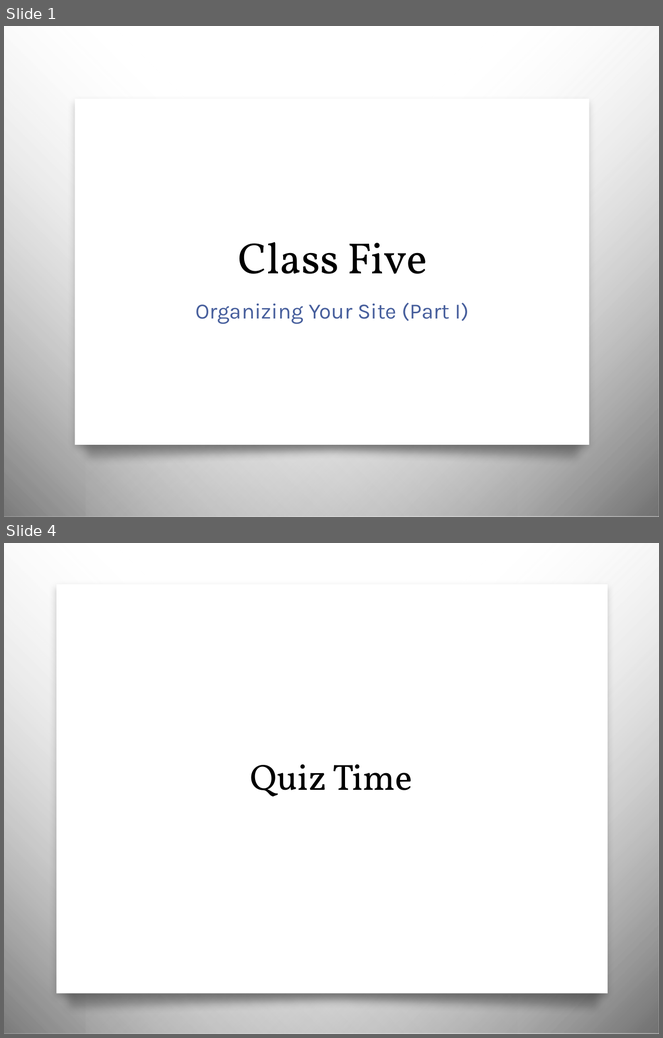
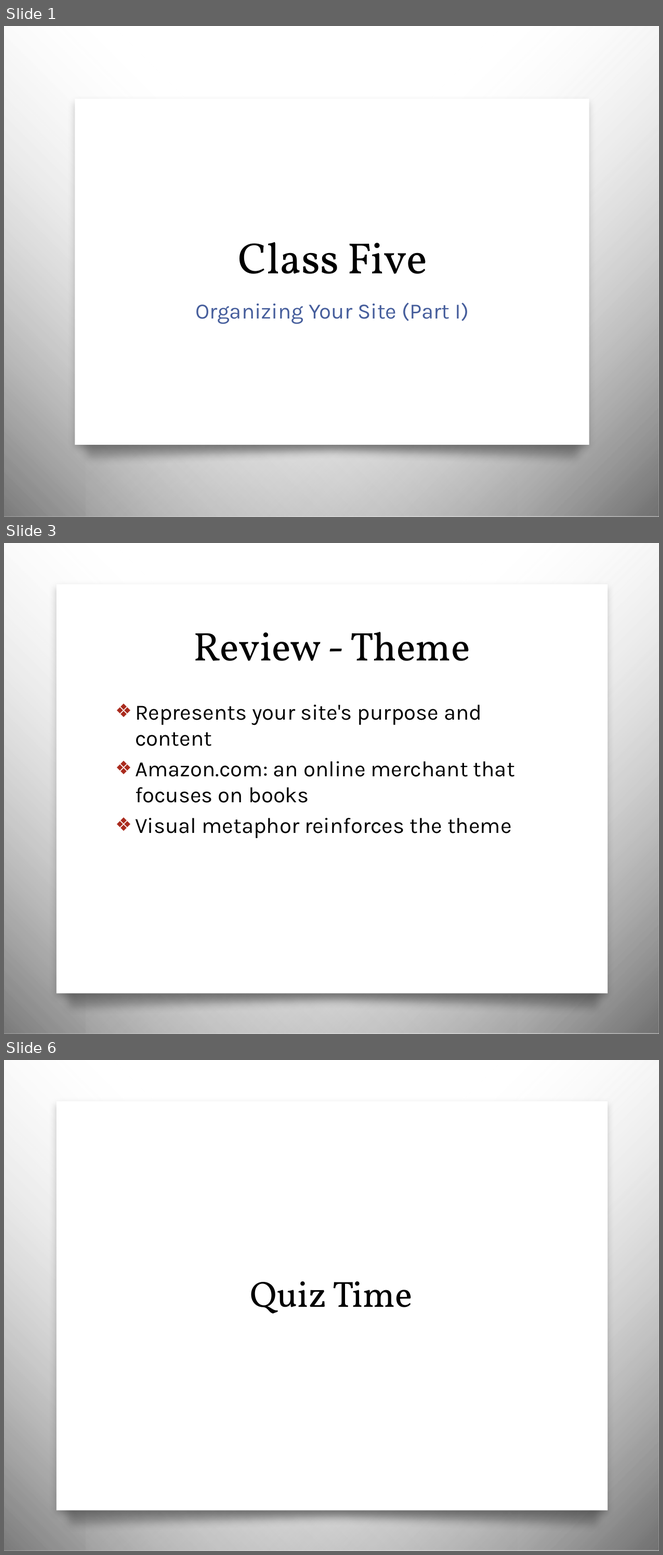
Before and after one commit to awayken/USF-ART329, a slide deck: slides/classfive/slides.pptx. Shown one above the other, each under a label of ours: slides 1 and 4 before the commit, slides 1, 3 and 6 after it; the slides between them are not shown. The pictures are 663x1038 and 663x1555 pixels, drawn with LibreOffice and Linux fonts; fonts in the diff are those of the drawing; background and template pictures are left out. Boxes give left, top, right and bottom in pixels: in the first picture for what was removed or moved away, otherwise in the second. Text is boxed around its words. In the diff, an @@ line names an element or a change of style, - is before the commit and + after.

Commit message:
Added review slides to discuss theme and brainstorming based on assignment 3.

```diff
--- a/slides/classfive/slides.pptx
+++ b/slides/classfive/slides.pptx
@@ slide 3 added at [4, 543, 659, 1034], background picture (left out); not listed: 4 template elements that a slide beside it also shows @@
@@ title added at [194, 632, 470, 661], 44 pt, text #000000 @@
+Review - Theme
@@ text added at [135, 705, 515, 838], 24 pt, text #000000 @@
+❖ Represents your site's purpose and content
+❖ Amazon.com: an online merchant that focuses on books
+❖ Visual metaphor reinforces the theme
@@ what was slide 4 is now slide 6 @@
```
Also in this commit, not shown: 3 slides changed, 1 other slide added.
